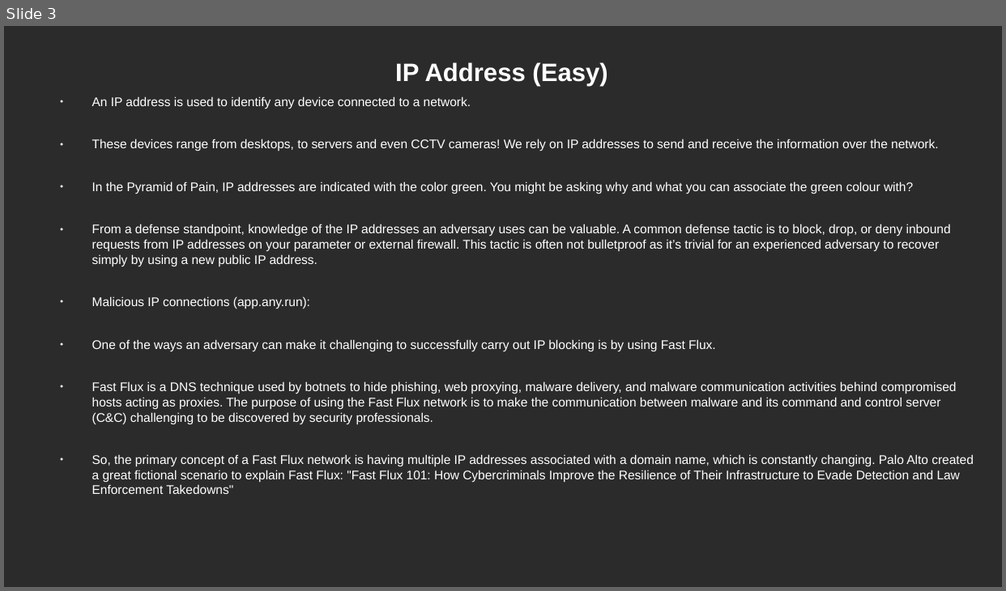
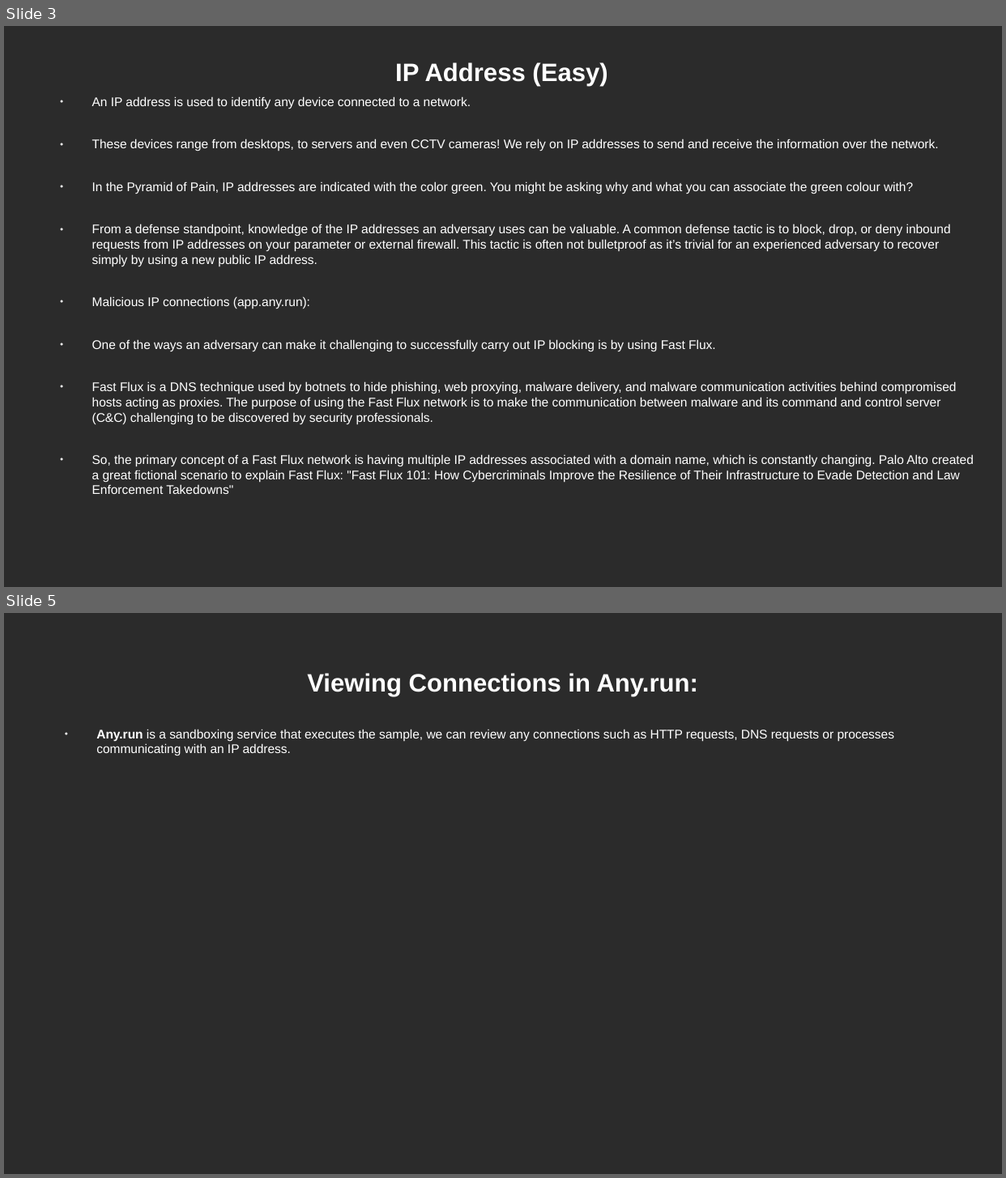
Before and after one commit to debrahnyatichi/TryHackMe, a slide deck: SOCLEVEL1/Pyramid Of Pain.odp. Shown one above the other, each under a label of ours: slide 3 before the commit, slides 3 and 5 after it; the slides between them are not shown. The pictures are 1006x591 and 1006x1178 pixels, drawn with LibreOffice and Linux fonts; fonts in the diff are those of the drawing; background and template pictures are left out; a plain dark background stands for a picture behind light text. Boxes give left, top, right and bottom in pixels: in the first picture for what was removed or moved away, otherwise in the second. Text is boxed around its words. In the diff, an @@ line names an element or a change of style, - is before the commit and + after.

```diff
--- a/SOCLEVEL1/Pyramid Of Pain.odp
+++ b/SOCLEVEL1/Pyramid Of Pain.odp
@@ slide 5 added at [4,613,1002,1174], background picture (left out) @@
@@ title added at [307,673,698,697], 20 pt, text #FFFFFF, bold @@
+Viewing Connections in Any.run:
@@ text added at [96,729,895,756], 10 pt, text #FFFFFF @@
+● Any.run is a sandboxing service that executes the sample, we can review any connections such as HTTP requests, DNS requests or processes communicating with an IP address.
```
Also in this commit, not shown: 1 other slide added, 1 other file.
